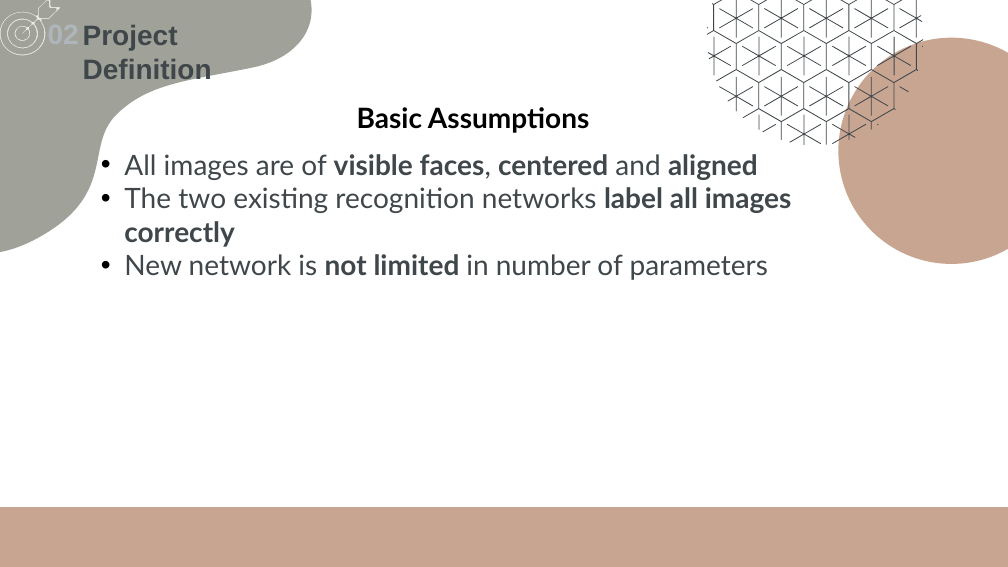
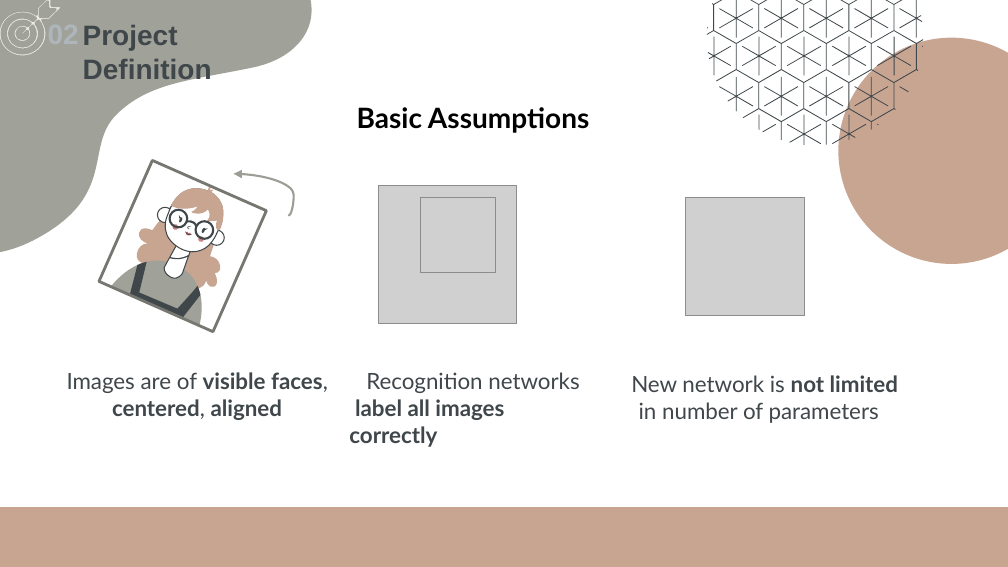
Before and after one commit to kariander1/FaceRecognition, a slide deck: slide 20 of Final Presentation.pptx. Drawn at 1008x567 pixels with LibreOffice and Linux fonts; fonts in the diff are those of the drawing; grey boxes stand for pictures. Boxes give left, top, right and bottom in pixels: in the first picture for what was removed or moved away, otherwise in the second. Text is boxed around its words. In the diff, an @@ line names an element or a change of style, - is before the commit and + after.

```diff
--- a/Final Presentation.pptx
+++ b/Final Presentation.pptx
@@ group added at box(99, 161, 266, 332): 22 freeform shapes, 1 rectangle @@
@@ curved arrow added from (288, 216) to (234, 173), #9D9F95 1.5 pt @@
@@ picture added at box(379, 185, 517, 324) @@
@@ picture added at box(420, 198, 495, 272) @@
@@ picture added at box(685, 198, 804, 317) @@
@@ text added at box(67, 372, 328, 420), 16 pt, text #40474B, bold @@
+Images are of visible faces, centered, aligned
@@ text added at box(349, 372, 579, 447), 16 pt, text #40474B, bold @@
+Recognition networks
+label all images correctly
@@ text at box(631, 375, 898, 423): text changed; size 20 to 16 pt @@
-• All images are of visible faces, centered and aligned
-• The two existing recognition networks label all images correctly
-• New network is not limited in number of parameters
+New network is not limited
+in number of parameters
```
Also in this commit, not shown: 21 other slides changed.
